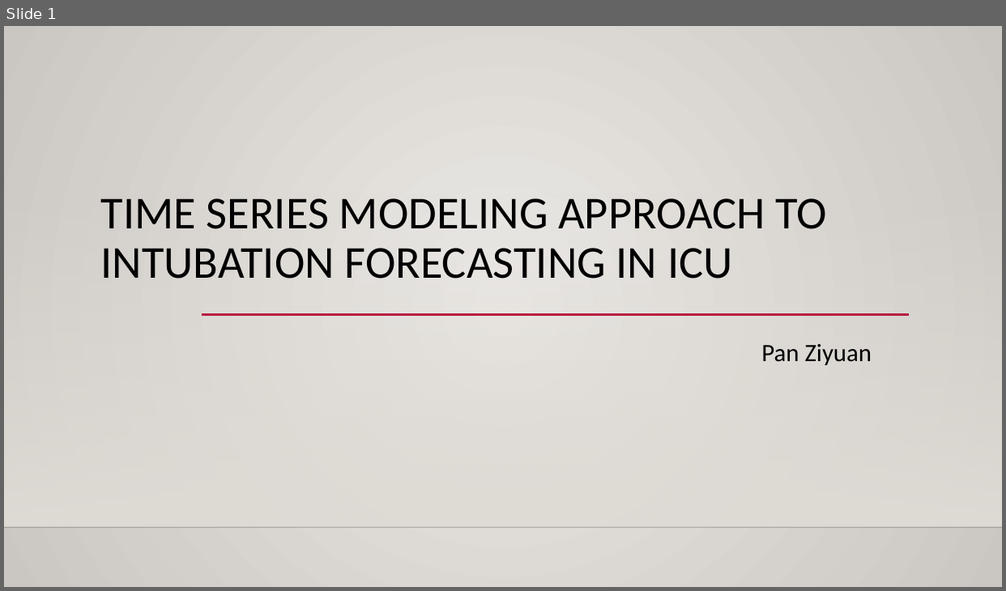
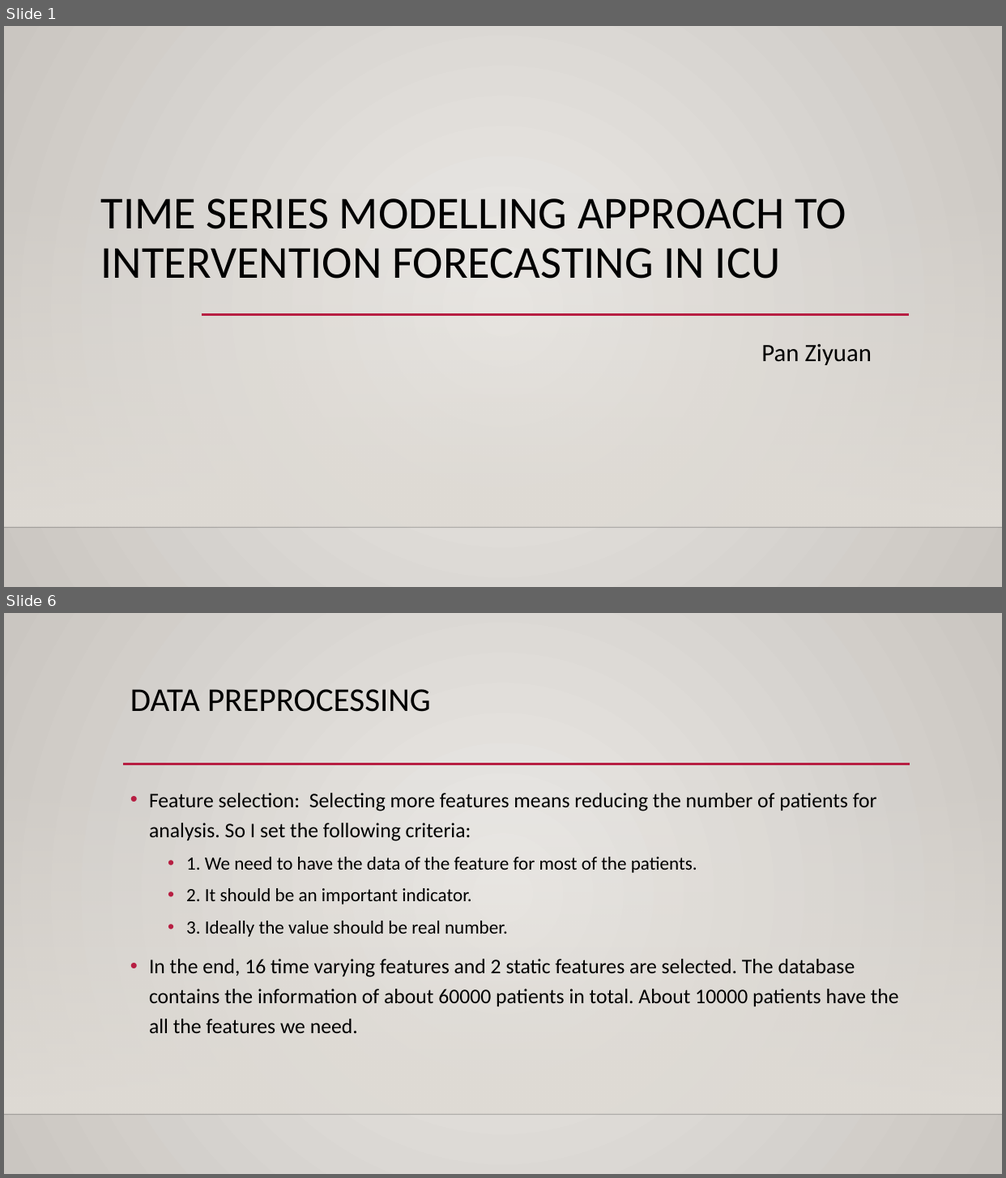
Before and after one commit to MaxPoon/Evidence-Based-Lab-Test-Critical-Value-Discovery-for-ICU-Patients, a slide deck: presentation/Progress_Report_2017_11_6.pptx. Shown one above the other, each under a label of ours: slide 1 before the commit, slides 1 and 6 after it; the slides between them are not shown. The pictures are 1006x591 and 1006x1178 pixels, drawn with LibreOffice and Linux fonts; fonts in the diff are those of the drawing; background and template pictures are left out. Boxes give left, top, right and bottom in pixels: in the first picture for what was removed or moved away, otherwise in the second. Text is boxed around its words. In the diff, an @@ line names an element or a change of style, - is before the commit and + after.

```diff
--- a/presentation/Progress_Report_2017_11_6.pptx
+++ b/presentation/Progress_Report_2017_11_6.pptx
@@ slide 6 added at bbox=[4, 613, 1002, 1174], background gradient #ECEAE7 to #CAC7C1; not listed: 2 template elements that a slide beside it also shows @@
@@ title added at bbox=[130, 689, 431, 712], 32 pt, text #000000 @@
+DATA PREPROCESSING
@@ line added from (123, 764) to (910, 764), #B71E42 2.5 pt @@
@@ text added at bbox=[149, 793, 899, 1033], 20 pt, text #000000 @@
+• Feature selection: Selecting more features means reducing the number of patients for analysis. So I set the following criteria:
+  • 1. We need to have the data of the feature for most of the patients.
+  • 2. It should be an important indicator.
+  • 3. Ideally the value should be real number.
+• In the end, 16 time varying features and 2 static features are selected. The database contains the information of about 60000 patients in total. About 10000 patients have the all the features we need.
@@ slide 1 changed as well @@
@@ title at bbox=[101, 199, 846, 279]: text changed @@
-TIME SERIES MODELING APPROACH TO INTUBATION FORECASTING IN ICU
+TIME SERIES MODELLING APPROACH TO INTERVENTION FORECASTING IN ICU
```
Also in this commit, not shown: 12 other slides added.
